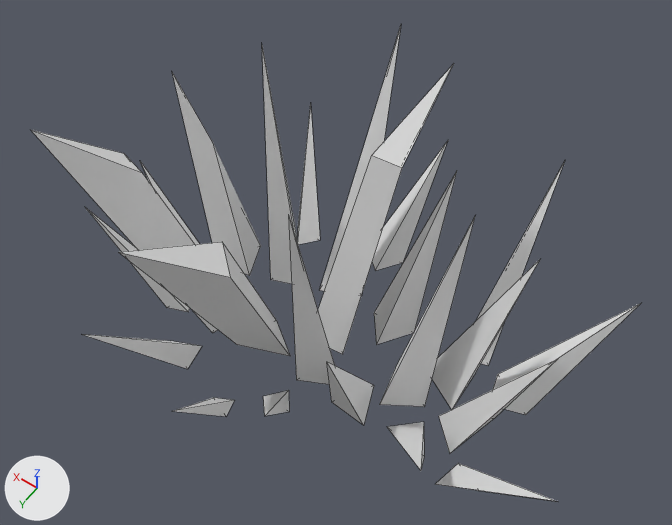
One commit to the FBX model Assets/ProjectFolder/Art/NaturalEnvironment/Plants/PlantsPrefabs/GrasSet2 LOD2.fbx: the scene before it, then after it.
The view is the same before and after, from a 50 mm camera at (-0.352, 0.404, 0.775) aimed at (-0.064, 0.001, 0.141). The lights are fixed; the arrows at lower left show +X, +Y and +Z. Mesh edges are drawn as thin lines. Where no turn or scale is listed for an object, it has been applied to the vertices.

In view in the first picture: 'GrasSet2'.
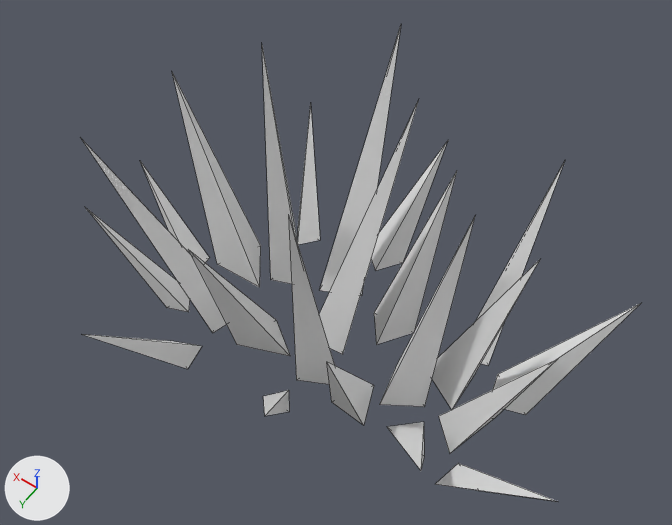
The change in detail:
me_cube_001 is used by ob_grasset2; location (0.0, 0.0, 0.0).
me_cube_001 had 99 vertices, 72 faces and spanned x -0.321..0.19, y -0.196..0.192, z -0.001..0.286.
me_cube_001 now has 90 vertices, 66 faces and spans x -0.321..0.19, y -0.196..0.192, z -0.001..0.273.
me_cube_001 part 1: the loose piece of 4 vertices spanning x -0.024..0.0, y 0.101..0.177, z 0.0..0.097 is deleted.
Part 2, on me_cube_001:
11 vertices are removed from x -0.089..0.132, y -0.126..0.158, z 0.0..0.286.
14 faces are deleted.
6 vertices are added at (0.113, 0.094, 0.264), (0.044, -0.015, 0.003), (-0.002, 0.107, 0.223), (-0.012, 0.097, 0.007), (-0.008, 0.111, 0.0), (-0.078, -0.094, 0.266).
11 new faces join them.

Location of each change, (x1, y1, x2, y2) in pixels of the pictures (672 x 525 px; the box of a moved part takes in the faces that stretch with it):
'GrasSet2', reshaped (8% narrower): before (31, 26, 641, 501); after (82, 26, 641, 501)
part 1 of me_cube_001, deleted: before (174, 397, 234, 416)
part 2 of me_cube_001, moved or reshaped: before (31, 65, 453, 356); after (82, 72, 419, 356)
